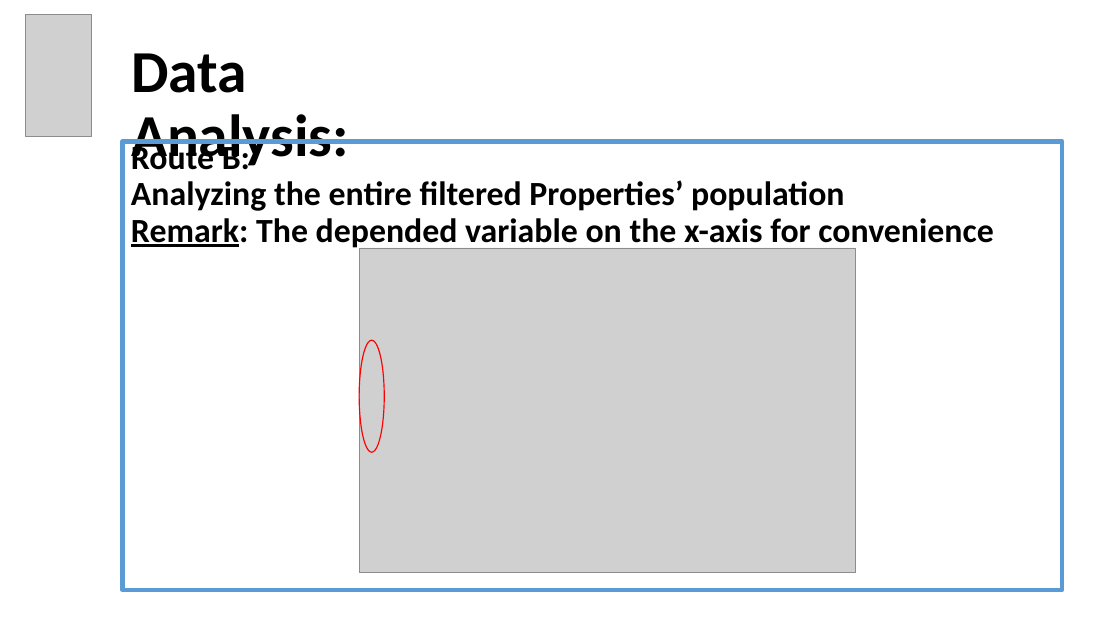
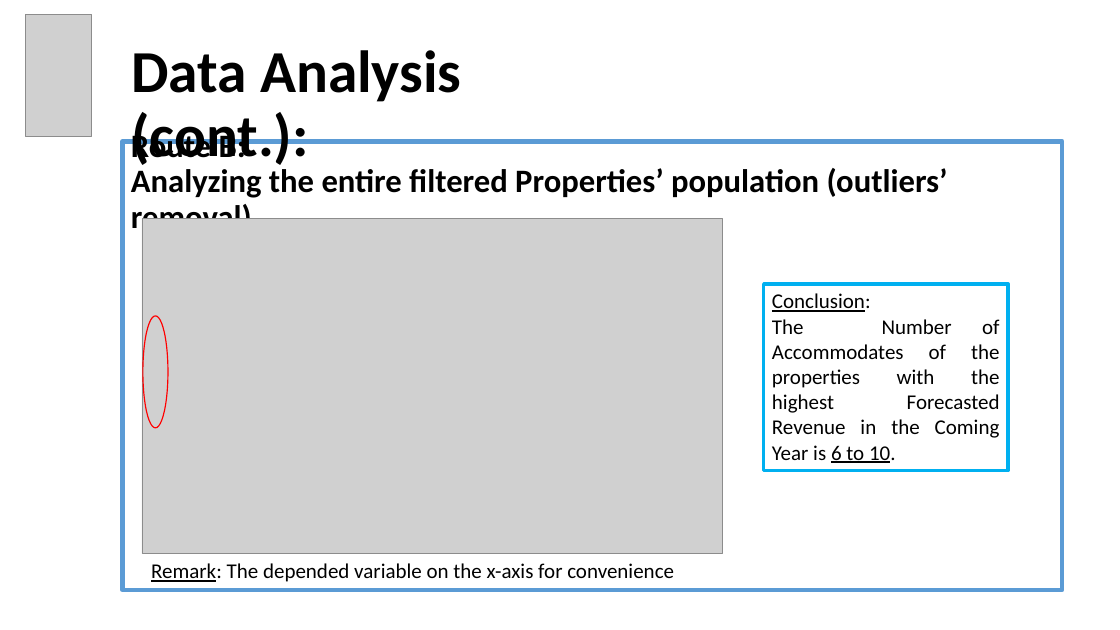
Before and after one commit to OdedMark/DataAnalystCourseFinalProject, a slide deck: slide 17 of Final Project Data Analyst Program Hebrew University of Jerusalem.pptx (slide 14 before the commit). Drawn at 1120x630 pixels with LibreOffice and Linux fonts; fonts in the diff are those of the drawing; grey boxes stand for pictures. Boxes give left, top, right and bottom in pixels: in the first picture for what was removed or moved away, otherwise in the second. Text is boxed around its words. In the diff, an @@ line names an element or a change of style, - is before the commit and + after.

```diff
--- a/Final Project Data Analyst Program Hebrew University of Jerusalem.pptx
+++ b/Final Project Data Analyst Program Hebrew University of Jerusalem.pptx
@@ title at (x1=131, y1=50, x2=462, y2=171): text changed @@
-Data Analysis:
+Data Analysis (cont.):
@@ text "Route B:" moved from (x1=131, y1=141, x2=993, y2=250) to (x1=131, y1=130, x2=948, y2=236) @@
@@ text at (x1=131, y1=130, x2=246, y2=165): size 29 to 28 pt in "Route B:" @@
@@ text at (x1=131, y1=168, x2=948, y2=236): text changed; size 29 to 28 pt @@
-Analyzing the entire filtered Properties’ population
-Remark: The depended variable on the x-axis for convenience
+Analyzing the entire filtered Properties’ population (outliers’ removal)
@@ picture resized from (x1=360, y1=248, x2=856, y2=572) to (x1=142, y1=218, x2=723, y2=554) @@
@@ rectangle added at (x1=764, y1=284, x2=1008, y2=471), outline #00B0F0 3 pt, 18 pt, text #000000 @@
+Conclusion:
+The Number of Accommodates of the properties with the highest Forecasted Revenue in the Coming Year is 6 to 10.
@@ ellipse moved from (x1=360, y1=340, x2=385, y2=452) to (x1=143, y1=316, x2=168, y2=428) @@
@@ text added at (x1=151, y1=563, x2=674, y2=582), 18 pt, text #000000 @@
+Remark: The depended variable on the x-axis for convenience
```
Also in this commit, not shown: 11 other slides changed, 3 slides added.
